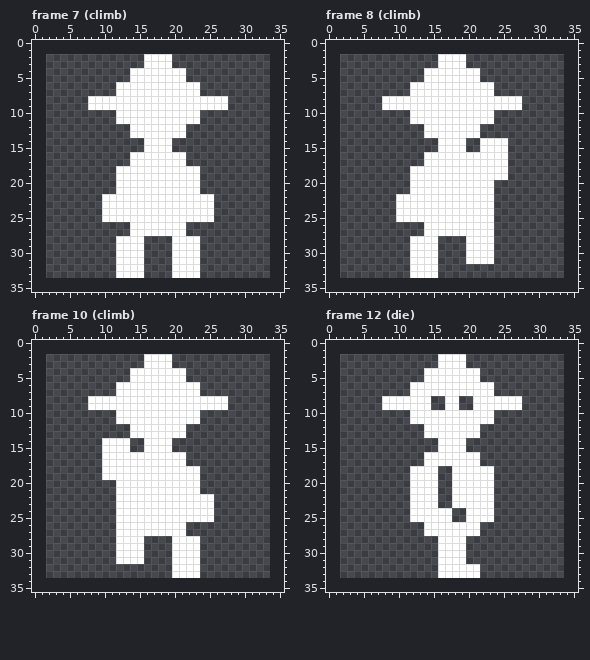
Pixel-art file, stored at images/fred/fred.aseprite. Above is the file before it was changed.
32x32 pixels, 17 frames. Shown: frame 7 (climb), frame 8 (climb), frame 10 (climb), frame 12 (die). The old version is drawn lined up with the new one, on the new canvas. The commit also changed other frames, which this record leaves out.
And afterwards:
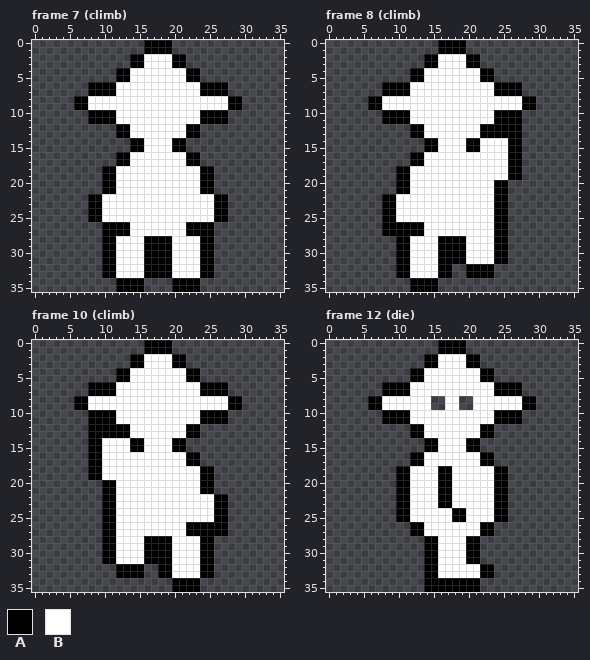
Palette (. is transparent): A #000000  B #ffffff
What changed:
canvas 32x32 -> 36x36, the old top-left corner now at 2,2
Changed rows in their new state; - is an unchanged pixel.
Frame 7 (climb):
first column x 6:
 0 ----------AAAA----------
 1 ----------AAAA----------
 2 --------AA----AA--------
 3 --------AA----AA--------
 4 ------AA--------AA------
 5 ------AA--------AA------
 6 --AAAA------------AAAA--
 7 --AAAA------------AAAA--
 8 AA--------------------AA
 9 AA--------------------AA
10 --AAAA------------AAAA--
11 --AAAA------------AAAA--
12 ------AA--------AA------
13 ------AA--------AA------
14 --------AA----AA--------
15 --------AA----AA--------
16 ------AA--------AA------
17 ------AA--------AA------
18 ----AA------------AA----
19 ----AA------------AA----
20 ----AA------------AA----
21 ----AA------------AA----
22 --AA----------------AA--
23 --AA----------------AA--
24 --AA----------------AA--
25 --AA----------------AA--
26 ----AAAA--------AAAA----
27 ----AAAA--------AAAA----
28 ----AA----AAAA----AA----
29 ----AA----AAAA----AA----
30 ----AA----AAAA----AA----
31 ----AA----AAAA----AA----
32 ----AA----AAAA----AA----
33 ----AA----AAAA----AA----
34 ------AAAA----AAAA------
35 ------AAAA----AAAA------
Frame 8 (climb):
first column x 6:
 0 ----------AAAA----------
 1 ----------AAAA----------
 2 --------AA----AA--------
 3 --------AA----AA--------
 4 ------AA--------AA------
 5 ------AA--------AA------
 6 --AAAA------------AAAA--
 7 --AAAA------------AAAA--
 8 AA--------------------AA
 9 AA--------------------AA
10 --AAAA------------AAAA--
11 --AAAA------------AAAA--
12 ------AA--------AAAAAA--
13 ------AA--------AAAAAA--
14 --------AA----AA----AA--
15 --------AA----AA----AA--
16 ------AA------------AA--
17 ------AA------------AA--
18 ----AA--------------AA--
19 ----AA--------------AA--
20 ----AA------------AA----
21 ----AA------------AA----
22 --AA--------------AA----
23 --AA--------------AA----
24 --AA--------------AA----
25 --AA--------------AA----
26 --AAAAAA----------AA----
27 --AAAAAA----------AA----
28 ----AA----AAAA----AA----
29 ----AA----AAAA----AA----
30 ----AA----AAAA----AA----
31 ----AA----AAAA----AA----
32 ----AA----AA--AAAA------
33 ----AA----AA--AAAA------
34 ------AAAA--------------
35 ------AAAA--------------
Frame 10 (climb):
first column x 6:
 0 ----------AAAA----------
 1 ----------AAAA----------
 2 --------AA----AA--------
 3 --------AA----AA--------
 4 ------AA--------AA------
 5 ------AA--------AA------
 6 --AAAA------------AAAA--
 7 --AAAA------------AAAA--
 8 AA--------------------AA
 9 AA--------------------AA
10 --AAAA------------AAAA--
11 --AAAA------------AAAA--
12 --AAAAAA--------AA------
13 --AAAAAA--------AA------
14 --AA----AA----AA--------
15 --AA----AA----AA--------
16 --AA------------AA------
17 --AA------------AA------
18 --AA--------------AA----
19 --AA--------------AA----
20 ----AA------------AA----
21 ----AA------------AA----
22 ----AA--------------AA--
23 ----AA--------------AA--
24 ----AA--------------AA--
25 ----AA--------------AA--
26 ----AA----------AAAAAA--
27 ----AA----------AAAAAA--
28 ----AA----AAAA----AA----
29 ----AA----AAAA----AA----
30 ----AA----AAAA----AA----
31 ----AA----AAAA----AA----
32 ------AAAA--AA----AA----
33 ------AAAA--AA----AA----
34 --------------AAAA------
35 --------------AAAA------
Frame 12 (die):
first column x 6:
 0 ----------AAAA----------
 1 ----------AAAA----------
 2 --------AA----AA--------
 3 --------AA----AA--------
 4 ------AA--------AA------
 5 ------AA--------AA------
 6 --AAAA------------AAAA--
 7 --AAAA------------AAAA--
 8 AA--------------------AA
 9 AA--------------------AA
10 --AAAA------------AAAA--
11 --AAAA------------AAAA--
12 ------AA--------AA------
13 ------AA--------AA------
14 --------AA----AA--------
15 --------AA----AA--------
16 ------AA--------AA------
17 ------AA--------AA------
18 ----AA----AA------AA----
19 ----AA----AA------AA----
20 ----AA----AA------AA----
21 ----AA----AA------AA----
22 ----AA----AA------AA----
23 ----AA----AA------AA----
24 ----AA------AA----AA----
25 ----AA------AA----AA----
26 ------AA--------AA------
27 ------AA--------AA------
28 --------AA----AA--------
29 --------AA----AA--------
30 --------AA----AA--------
31 --------AA----AA--------
32 --------AA------AA------
33 --------AA------AA------
34 --------AAAAAAAA--------
35 --------AAAAAAAA--------
Boxes around the changes in both pictures, in picture pixels (x1, y1, x2, y2):
added: (74, 40, 242, 292)
added: (368, 40, 536, 292)
added: (74, 340, 242, 592)
added: (368, 340, 536, 592)
